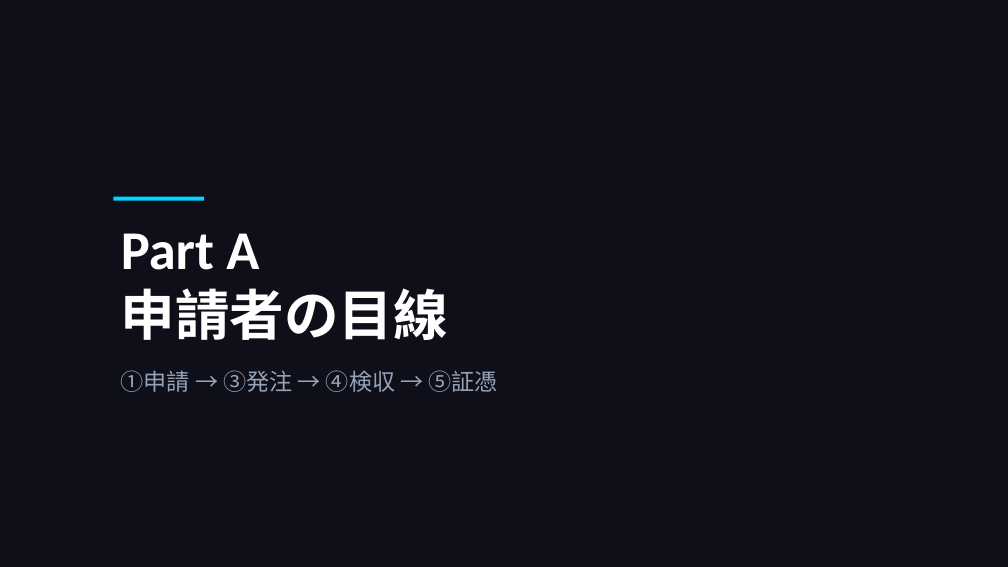
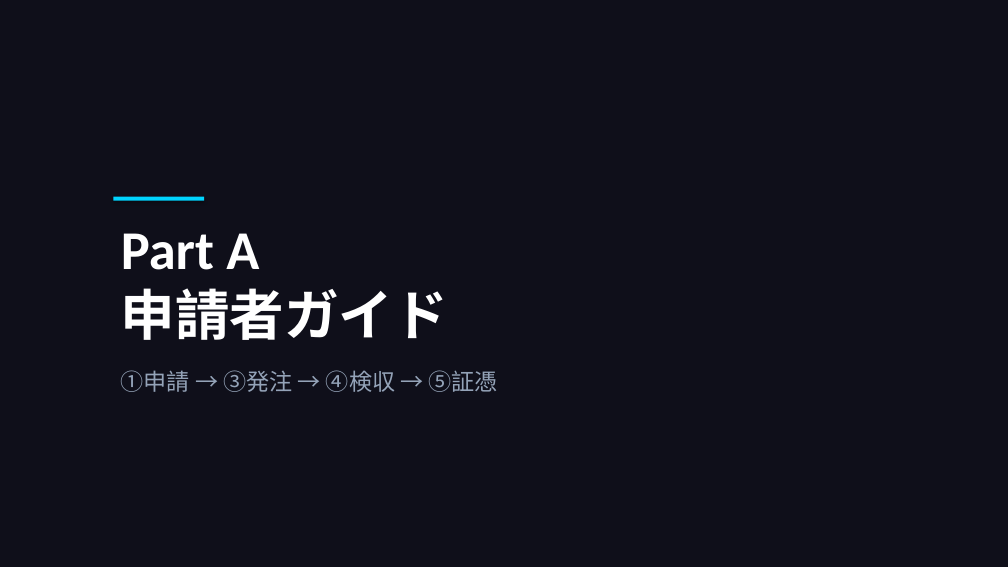
Before and after one commit to takeshiizawa123/next-procurement-poc, a slide deck: slide 5 of docs/user-manual.pptx. Drawn at 1008x567 pixels with LibreOffice and Linux fonts; fonts in the diff are those of the drawing. Boxes give left, top, right and bottom in pixels: in the first picture for what was removed or moved away, otherwise in the second. Text is boxed around its words. In the diff, an @@ line names an element or a change of style, - is before the commit and + after.

```diff
--- a/docs/user-manual.pptx
+++ b/docs/user-manual.pptx
@@ text at <box>121,233,448,340</box>: text changed @@
-Part A
-申請者の目線
+Part A
+申請者ガイド
```
Also in this commit, not shown: 9 other slides changed, 15 slides added, 1 other file.
